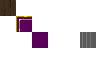
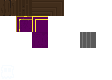
Before/after of a 112px x 80px layered artwork. What changed in the layer stack:
painted on "Layer" over (1, 0, 64, 79)
